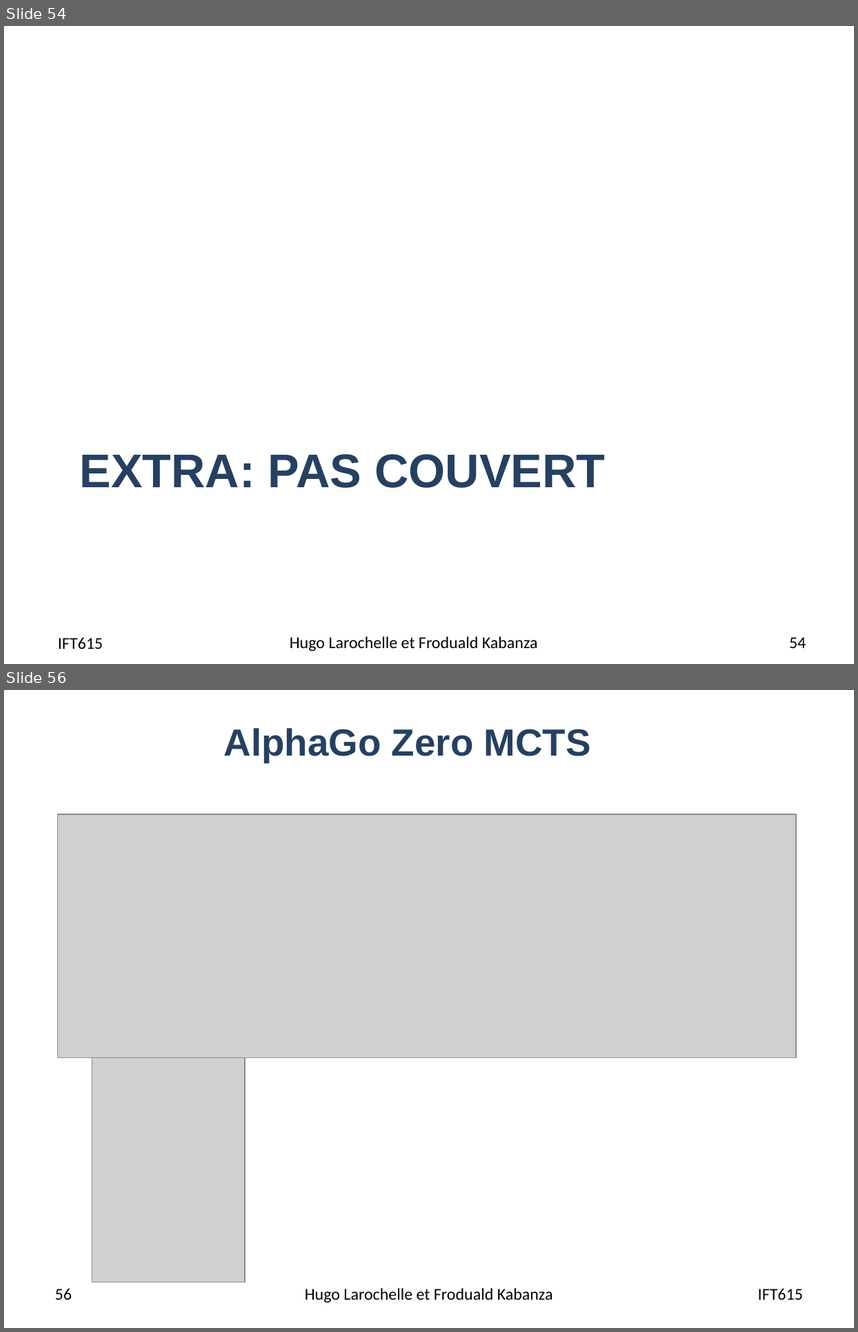
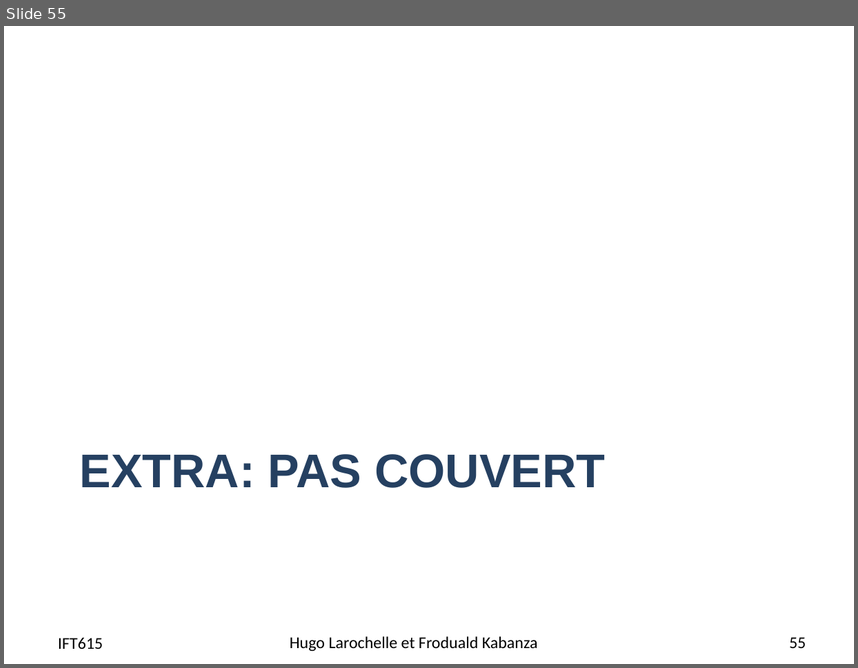
Before and after one commit to djeffkanda/djeffkanda.github.io, a slide deck: ift/assets/slides/ift615-17-Planification dans les jeux competitifs.pptx. Shown one above the other, each under a label of ours: slides 54 and 56 before the commit, slide 55 after it; the slides between them are not shown. The pictures are 858x1332 and 858x668 pixels, drawn with LibreOffice and Linux fonts; fonts in the diff are those of the drawing; grey boxes stand for pictures. Boxes give left, top, right and bottom in pixels: in the first picture for what was removed or moved away, otherwise in the second. Text is boxed around its words. In the diff, an @@ line names an element or a change of style, - is before the commit and + after.

```diff
--- a/ift/assets/slides/ift615-17-Planification dans les jeux competitifs.pptx
+++ b/ift/assets/slides/ift615-17-Planification dans les jeux competitifs.pptx
@@ slide 56 removed at bbox=[4, 690, 854, 1328], background #FFFFFF @@
@@ title removed at bbox=[224, 728, 591, 762] @@
-AlphaGo Zero MCTS
@@ picture removed at bbox=[58, 814, 796, 1057] @@
@@ picture removed at bbox=[92, 1057, 245, 1281] @@
@@ page number removed at bbox=[55, 1288, 72, 1299] @@
-56
@@ text removed at bbox=[305, 1288, 553, 1302] @@
-Hugo Larochelle et Froduald Kabanza
@@ text removed at bbox=[758, 1288, 803, 1299] @@
-IFT615
@@ what was slide 54 is now slide 55 @@
@@ page number at bbox=[789, 637, 806, 648]: text changed @@
-54
+55
```
Also in this commit, not shown: 13 slides changed, 3 slides added, 2 other slides removed, 11 other files.
